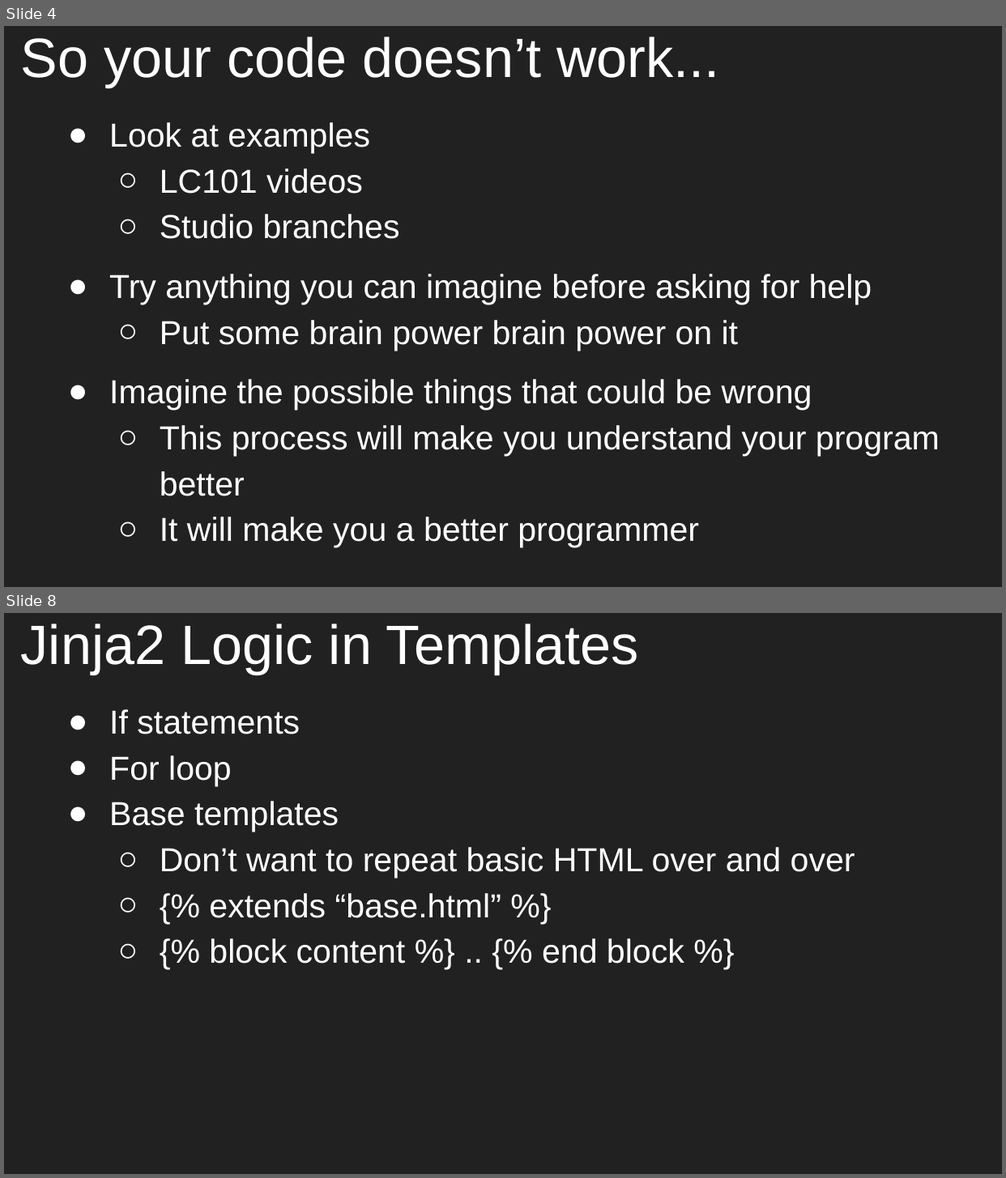
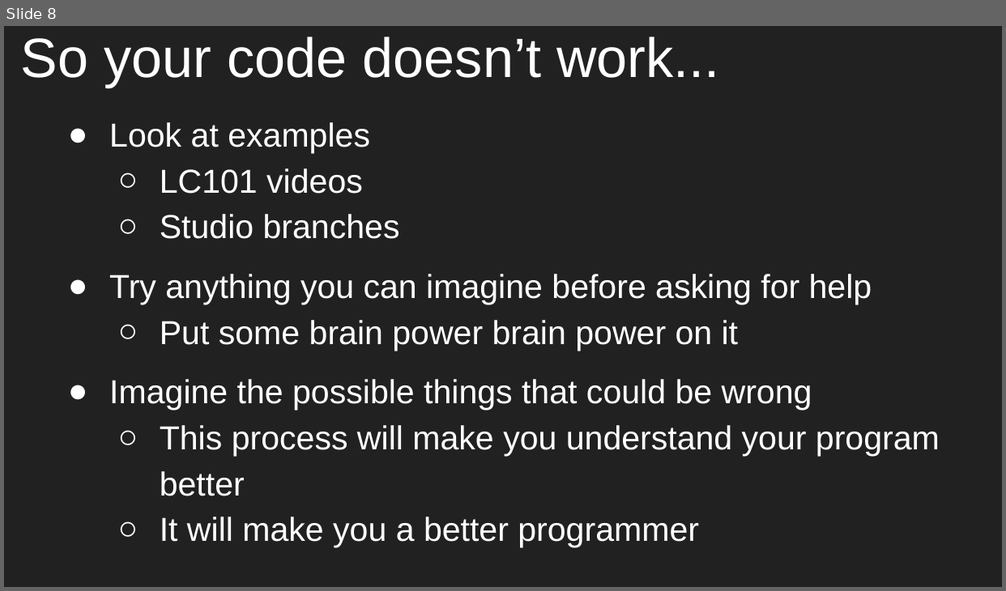
Before and after one commit to aleesham/lc101-unit2, a slide deck: slides/Unit 2 - LC 101 - Class 6.pptx. Shown one above the other, each under a label of ours: slides 4 and 8 before the commit, slide 8 after it; the slides between them are not shown. The pictures are 1006x1178 and 1006x591 pixels, drawn with LibreOffice and Linux fonts; fonts in the diff are those of the drawing. Boxes give left, top, right and bottom in pixels: in the first picture for what was removed or moved away, otherwise in the second. Text is boxed around its words. In the diff, an @@ line names an element or a change of style, - is before the commit and + after.

```diff
--- a/slides/Unit 2 - LC 101 - Class 6.pptx
+++ b/slides/Unit 2 - LC 101 - Class 6.pptx
@@ slide 8 removed at (4, 613, 1002, 1174), background #212121 @@
@@ title removed at (21, 624, 639, 675) @@
-Jinja2 Logic in Templates
@@ text removed at (109, 709, 855, 964) @@
-● If statements
-● For loop
-● Base templates
-  ○ Don’t want to repeat basic HTML over and over
-  ○ {% extends “base.html” %}
-  ○ {% block content %} .. {% end block %}
@@ what was slide 4 is now slide 8 @@
```
Also in this commit, not shown: 1 slide changed, 8 slides added, 5 other slides removed, 1 other file.
